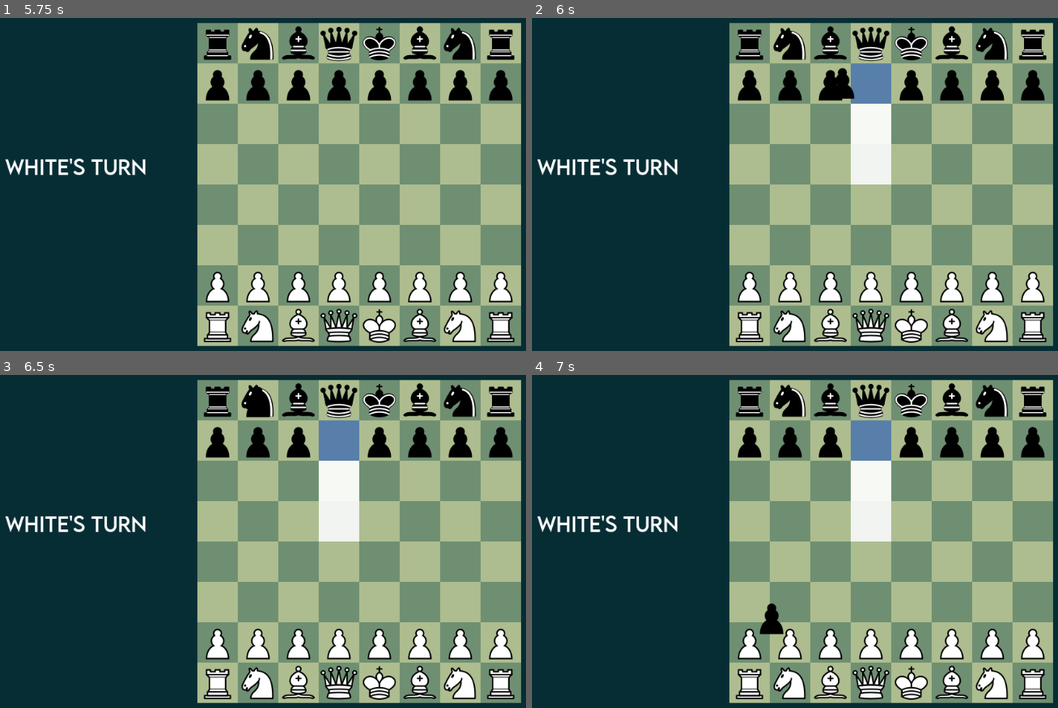
Above: before the commit, frames 1-4 (two rows, left to right).
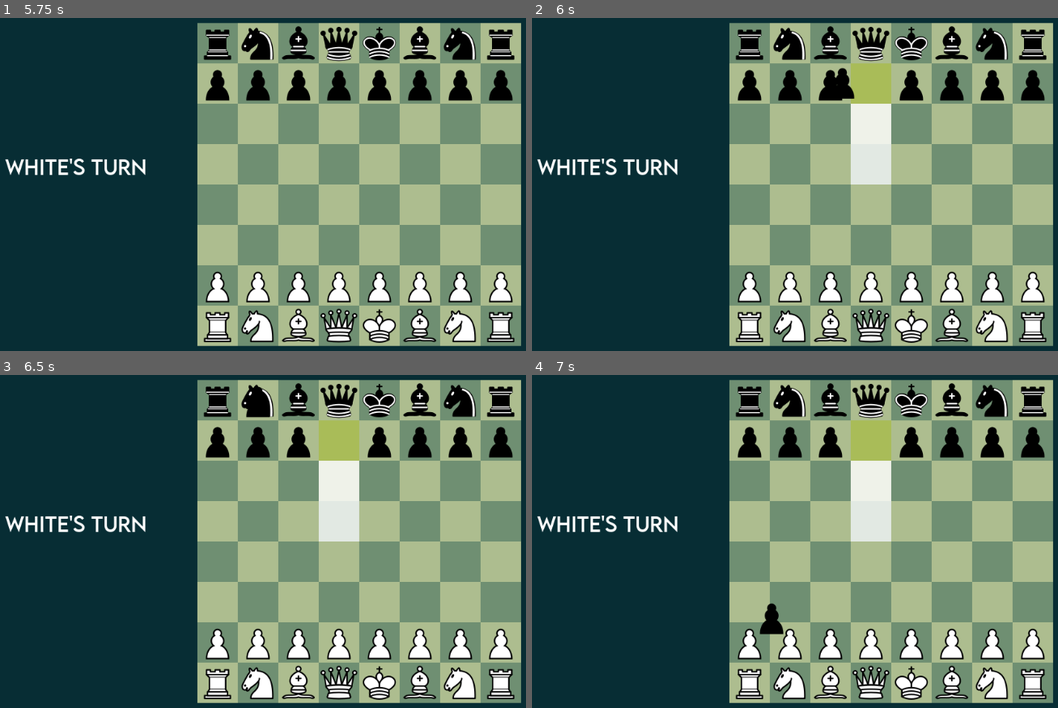
Above: after the commit, the same moments.

Repository: Maybells/godot-zone-framework
Game: Godot game, scene res://Examples/Chess/chess.tscn
The game is run twice, just before and just after one commit, with the same random seed, the same clock (stepped at 60 frames per second) and the same inputs.
Inputs (mouse positions are in pixels of both pictures, inside the frame that each line leads up to):
- Up to frame 1 (5.75 s): tap Enter at 0.5, 2, 3.5 s; move the mouse to (241, 261) at 0.52 s; hold Up (ui_up) 0.53-1.25 s; click (241, 261) at 0.67 s; tap Space at 1.25, 2.75, 4.25 s; drag from (468, 241) to (215, 44) at 1.27 s; move the mouse to (78, 127) at 2.02 s; hold Down (ui_down) 2.03-2.75 s; drag from (305, 184) to (215, 44) at 2.77 s; move the mouse to (173, 91) at 3.52 s; hold Down (ui_down) 3.53-4.25 s; drag from (415, 164) to (257, 44) at 4.27 s; move the mouse to (142, 204) at 5.02 s; hold Up (ui_up) from 5.03 s (still down); click (142, 204) at 5.17 s
- Up to frame 2 (6 s): release Up (ui_up) at 5.75 s; drag from (868, 101) to (789, 44) at 5.77 s
- Up to frame 3 (6.5 s): no input
- Up to frame 4 (7 s): move the mouse to (773, 618) at 6.52 s; hold Up (ui_up) from 6.53 s (still down)

Frame 1 is identical in both runs. In frame 2, 0.9% of the frame differs, in the area x 60-69%, y 13-26%; in frame 3, 0.9%; in frame 4, 0.9%.
Error in both runs: Invalid call. Nonexistent function 'pattern_results' in base 'Reference (square_grid.gd)'. (res://Examples/Chess/chess_logic.gd:32)

Commit message:
Changed highlight color

Diff:
--- a/Examples/Chess/tile.gd
+++ b/Examples/Chess/tile.gd
@@ -2,8 +2,8 @@
 
 const WHITE = Color(111/255.0, 143/255.0, 114/255.0)
 const BLACK = Color(173/255.0, 189/255.0, 143/255.0)
-const HIGHLIGHT = Color(1, 1, 1, 0.9)
-const ORIGIN = Color(0.2, 0.4, 1, 0.4)
+const HIGHLIGHT = Color(1, 1, 1, 0.8)
+const ORIGIN = Color(1, 1, 0.2, 0.4)
 
 
 var location
